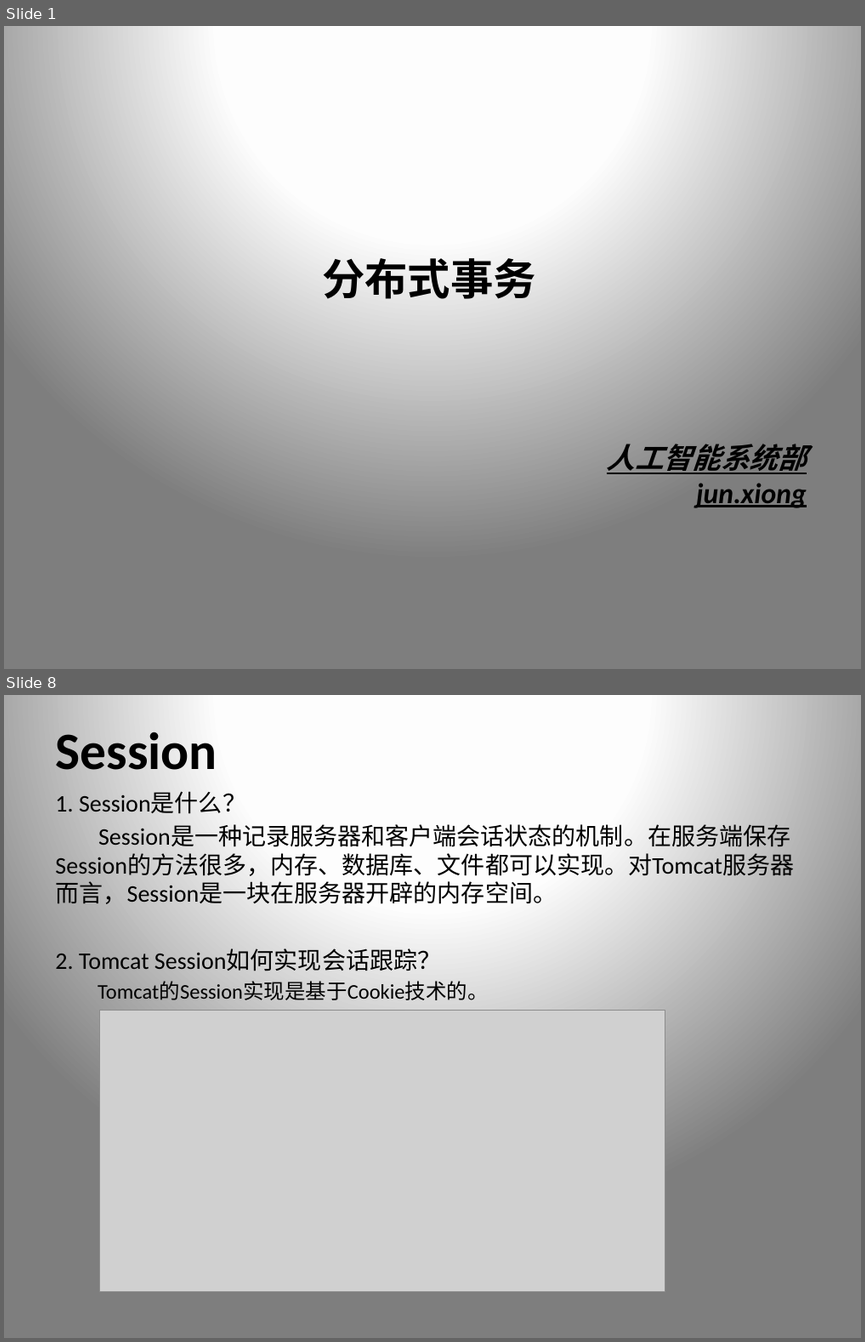
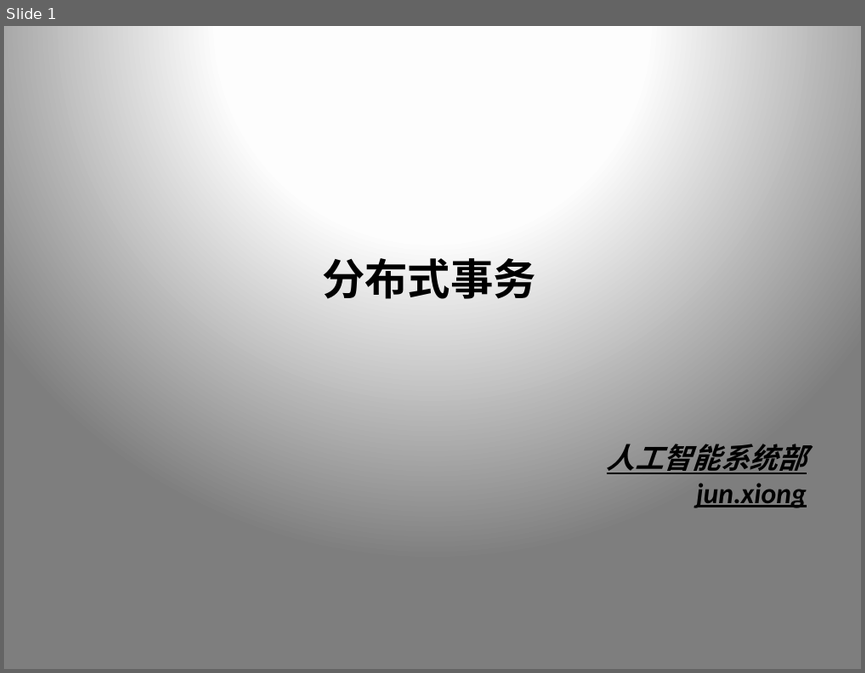
Before and after one commit to xiongpeter/study-notes, a slide deck: 我的.pptx. Shown one above the other, each under a label of ours: slides 1 and 8 before the commit, slide 1 after it; the slides between them are not shown. The pictures are 865x1342 and 865x673 pixels, drawn with LibreOffice and Linux fonts; fonts in the diff are those of the drawing; grey boxes stand for pictures. Boxes give left, top, right and bottom in pixels: in the first picture for what was removed or moved away, otherwise in the second. Text is boxed around its words. In the diff, an @@ line names an element or a change of style, - is before the commit and + after.

```diff
--- a/我的.pptx
+++ b/我的.pptx
@@ slide 8 removed at [4, 695, 861, 1338], background gradient #FFFFFF to #FEFEFE to #7F7F7F @@
@@ title removed at [55, 726, 216, 771] @@
-Session
@@ text removed at [55, 792, 794, 1000] @@
-1. Session是什么？
-Session是一种记录服务器和客户端会话状态的机制。在服务端保存Session的方法很多，内存、数据库、文件都可以实现。对Tomcat服务器而言，Session是一块在服务器开辟的内存空间。
-2. Tomcat Session如何实现会话跟踪？
-Tomcat的Session实现是基于Cookie技术的。
@@ picture removed at [100, 1010, 664, 1292] @@
```
Also in this commit, not shown: 10 slides changed, 4 slides added, 1 other slide removed.
